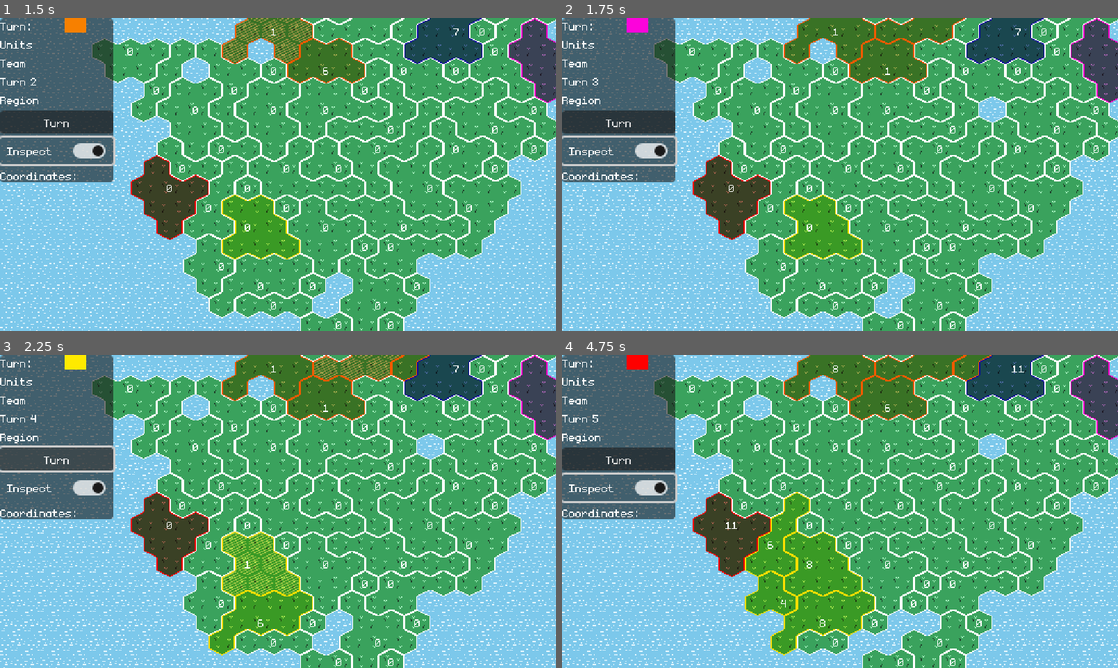
Above: before the commit, frames 1-4 (two rows, left to right).
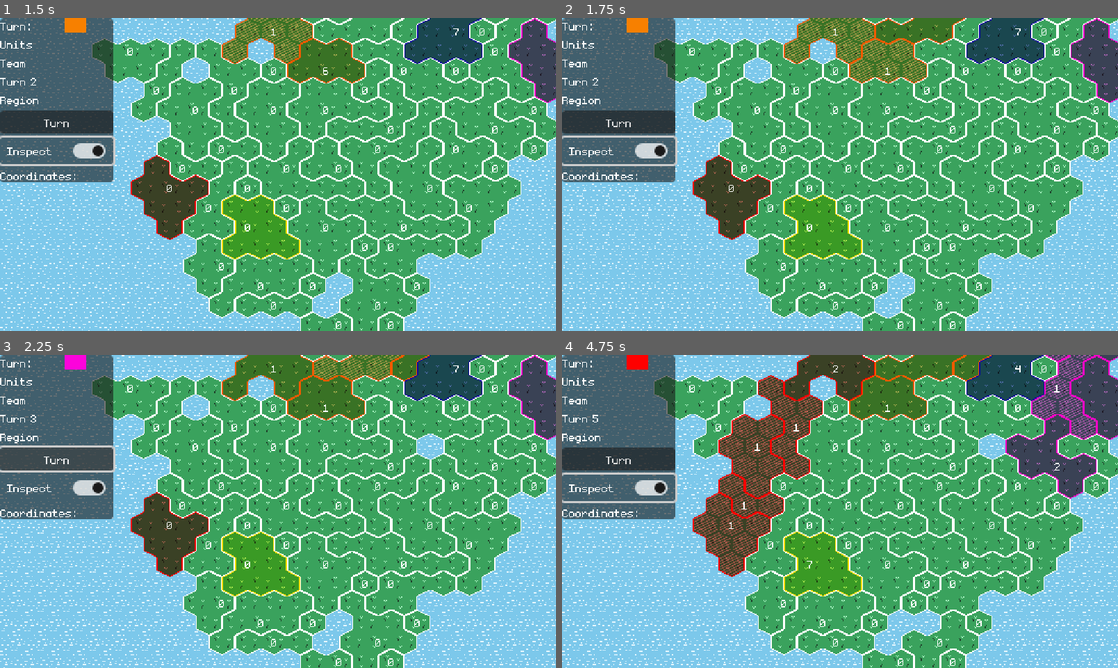
Above: after the commit, the same moments.

Repository: feored/LD54
Game: Godot game, scene res://scenes/main.tscn
Same seed, same stepped clock (60 frames per second), same inputs: the game is played once before the commit and once after it.
Inputs:
- Up to frame 1 (1.5 s): click "Turn" at 0.5 s; click "Inspect" at 1.25 s
- Up to frame 2 (1.75 s): no input
- Up to frame 3 (2.25 s): click "Turn" at 2 s
- Up to frame 4 (4.75 s): click "Inspect" at 2.75 s; click "Turn" at 3.5 s; click "Inspect" at 4.25 s

Frame 1 is identical in both runs. In frame 2, 1.5% of the frame differs, in the area x 5-80%, y 0-34%; in frame 3, 2.9%; in frame 4, 16%, in the area x 23-100%, y 0-96%.
Error before the commit: Invalid access to property or key '1' on a base object of type 'Dictionary'. (res://scenes/main.gd:108)

Commit message:
add barred tiles

Diff:
--- a/scenes/main.gd
+++ b/scenes/main.gd
@@ -56,15 +56,7 @@
 
 func _on_turn_button_pressed():
 	next_turn()
-	check_win_condition()
-	generate_units(teams[self.turn])
-	update_display()
-	world.generate_disaster()
-	if (self.turn != self.player_team_index):
-		await get_tree().create_timer(Constants.TURN_TIME).timeout
-		bots_play()
-		await get_tree().create_timer(Constants.TURN_TIME).timeout
-		_on_turn_button_pressed()
+
 
 func check_win_condition():
 	var teams_alive = get_teams_alive()
@@ -151,7 +143,15 @@
 	for region in regions_used:
 		self.world.regions[region].set_used(false)
 	self.regions_used.clear()
+	check_win_condition()
+	generate_units(teams[self.turn])
+	update_display()
+	world.generate_disaster()
 	if not regions_left(self.teams[self.turn]):
+		next_turn()
+	elif (self.turn != self.player_team_index):
+		await get_tree().create_timer(Constants.TURN_TIME).timeout
+		await bots_play()
 		next_turn()
 
 
